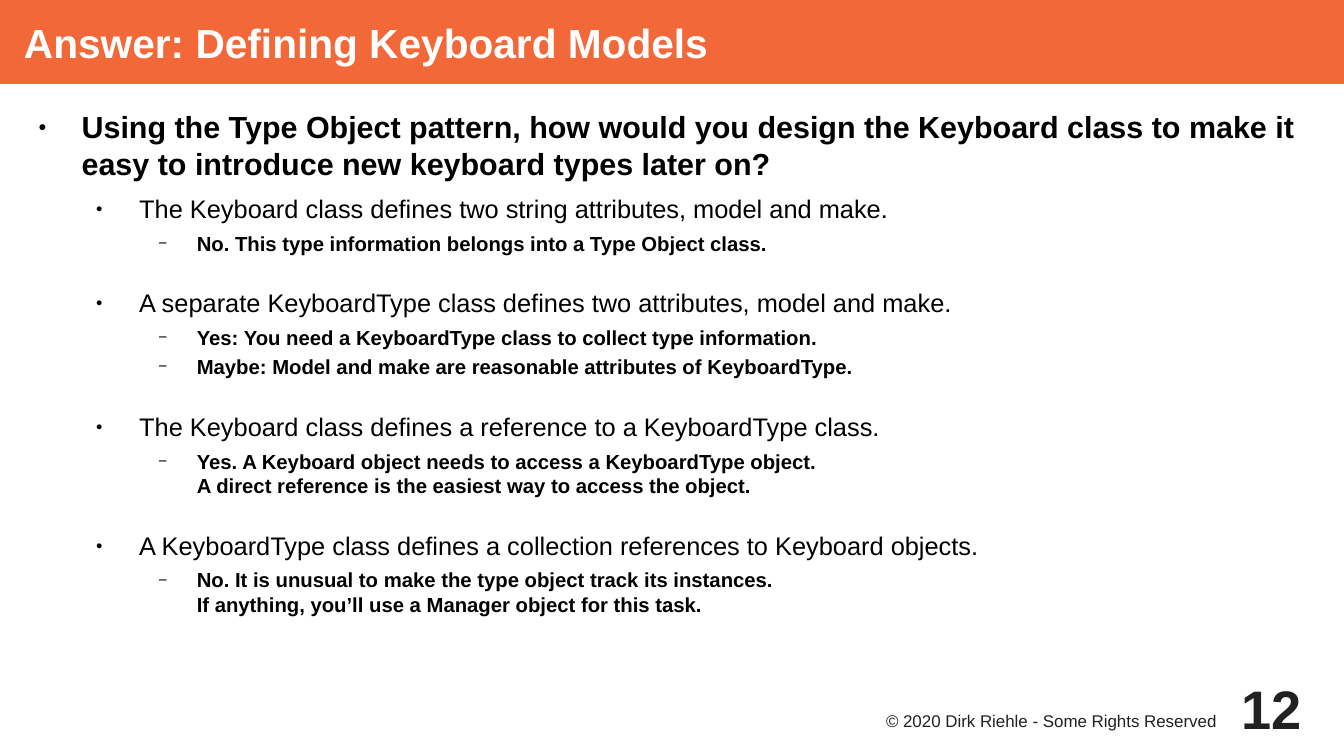
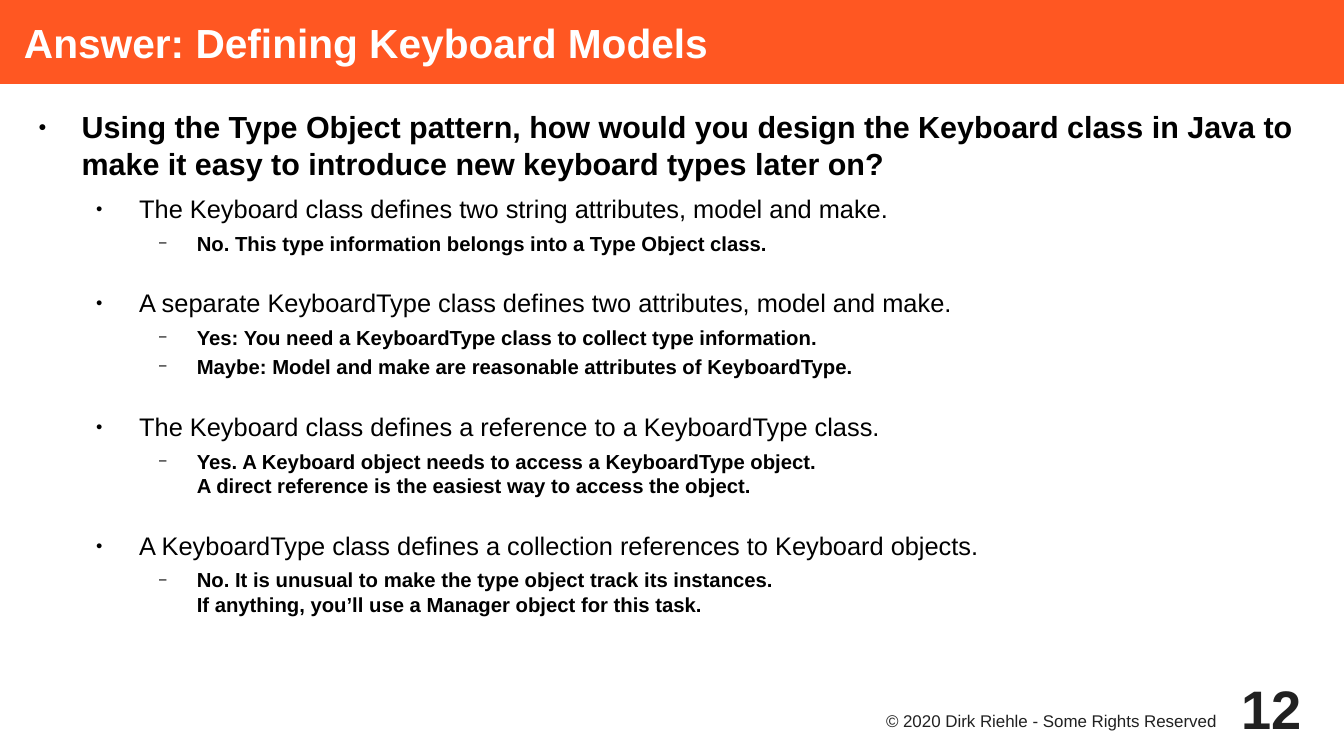
Before and after one commit to dirkriehle/adap-course, a slide deck: slide 12 of Lecture Slides/ADAP C09 - Type Objects.odp. Drawn at 1344x756 pixels with LibreOffice and Linux fonts; fonts in the diff are those of the drawing. Boxes give left, top, right and bottom in pixels: in the first picture for what was removed or moved away, otherwise in the second. Text is boxed around its words. In the diff, an @@ line names an element or a change of style, - is before the commit and + after.

Commit message:
Made wording on type-instance relationship better

```diff
--- a/Lecture Slides/ADAP C09 - Type Objects.odp
+++ b/Lecture Slides/ADAP C09 - Type Objects.odp
@@ title "Answer: Defining Keyboard Models" at [0, 0, 1344, 84]: fill #F36838 to #FF5722 @@
@@ text at [82, 116, 1293, 180]: text changed @@
-● Using the Type Object pattern, how would you design the Keyboard class to make it easy to introduce new keyboard types later on?
+● Using the Type Object pattern, how would you design the Keyboard class in Java to make it easy to introduce new keyboard types later on?
```
Also in this commit, not shown: 3 other slides changed, 1 other file.
